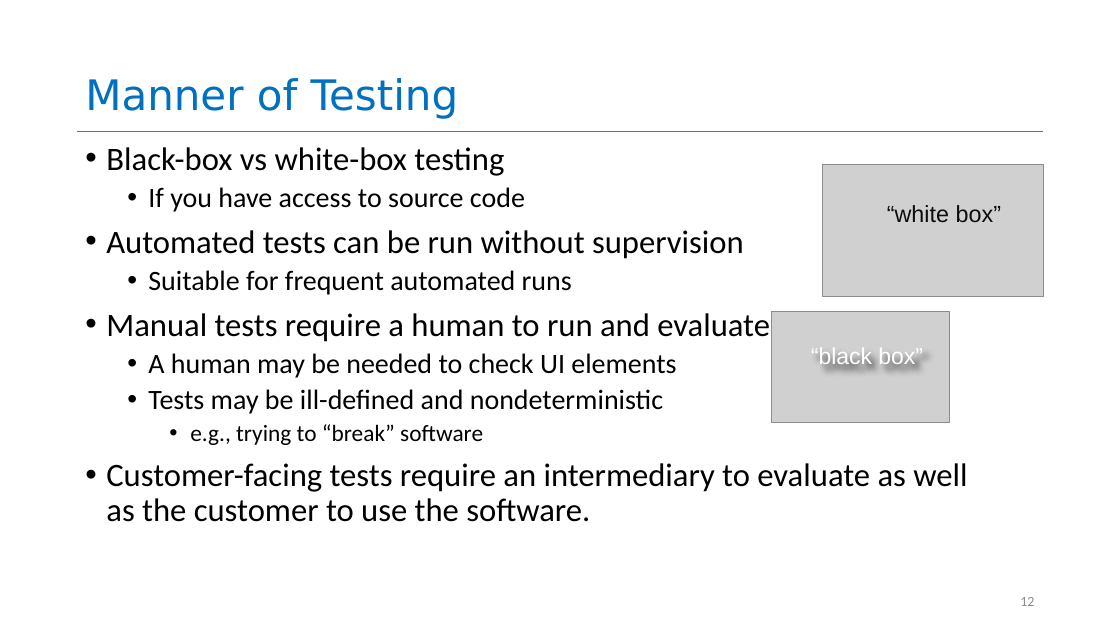
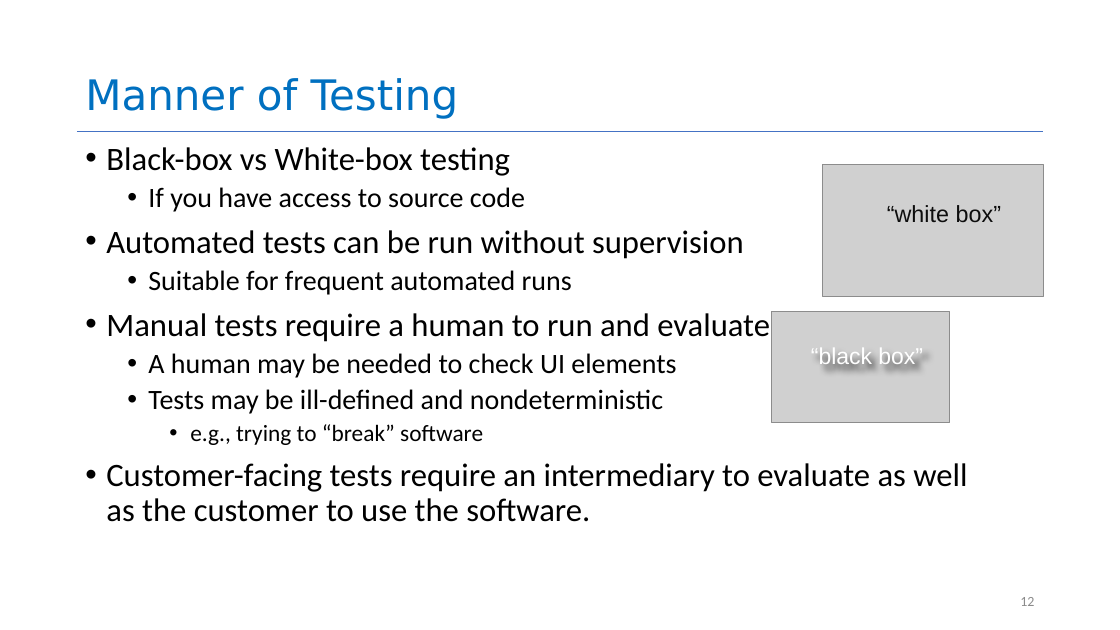
Before and after one commit to neu-se/CS4530-Spring-2022, a slide deck: slide 12 of Slides/Lesson 5.1 Introduction to Testing.pptx. Drawn at 1120x630 pixels with LibreOffice and Linux fonts; fonts in the diff are those of the drawing; grey boxes stand for pictures. Boxes give left, top, right and bottom in pixels: in the first picture for what was removed or moved away, otherwise in the second. Text is boxed around its words. In the diff, an @@ line names an element or a change of style, - is before the commit and + after.

```diff
--- a/Slides/Lesson 5.1 Introduction to Testing.pptx
+++ b/Slides/Lesson 5.1 Introduction to Testing.pptx
@@ text at <box>106,147,510,176</box>: text changed @@
-• Black-box vs white-box testing
+• Black-box vs White-box testing
```
Also in this commit, not shown: 5 other files.
